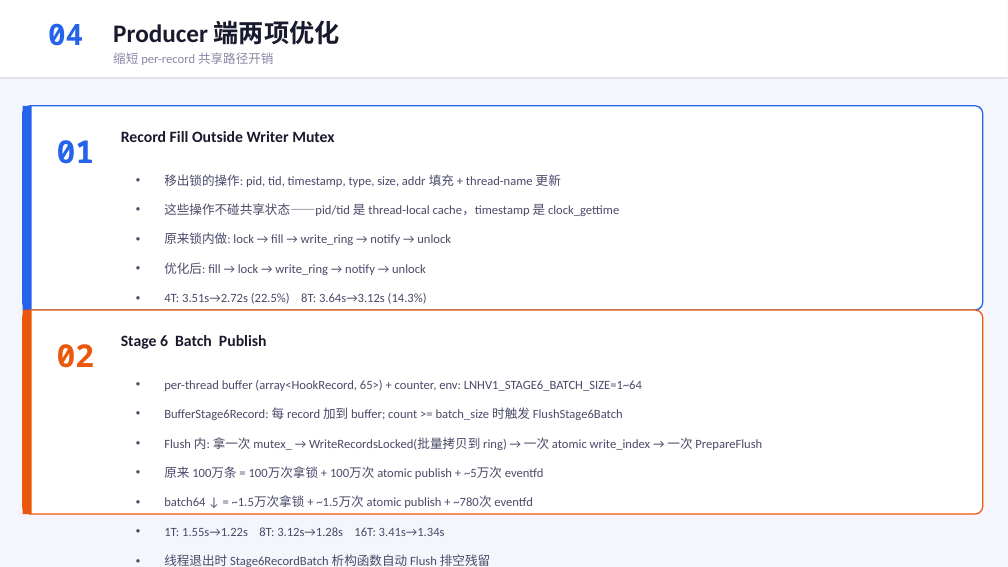
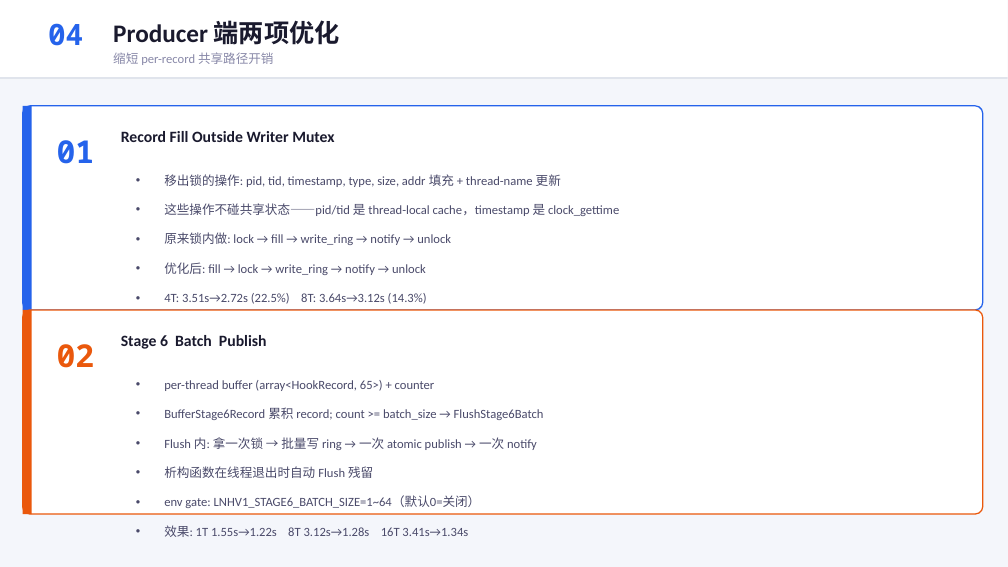
Before and after one commit to YiChiChen1106/Nativehook_linux_planb, a slide deck: slide 4 of presentation/native_hook_progress_2026-06-05.pptx. Drawn at 1008x567 pixels with LibreOffice and Linux fonts; fonts in the diff are those of the drawing. Boxes give left, top, right and bottom in pixels: in the first picture for what was removed or moved away, otherwise in the second. Text is boxed around its words. In the diff, an @@ line names an element or a change of style, - is before the commit and + after.

Commit message:
Move batch detail numbers from slide 4 to visualization slide 5

```diff
--- a/presentation/native_hook_progress_2026-06-05.pptx
+++ b/presentation/native_hook_progress_2026-06-05.pptx
@@ text at (164,380,544,537): text changed @@
-• per-thread buffer (array<HookRecord, 65>) + counter, env: LNHV1_STAGE6_BATCH_SIZE=1~64
-• BufferStage6Record: 每 record 加到 buffer; count >= batch_size 时触发 FlushStage6Batch
-• Flush 内: 拿一次 mutex_ → WriteRecordsLocked(批量拷贝到 ring) → 一次 atomic write_index → 一次 PrepareFlush
-• 原来 100万条 = 100万次拿锁 + 100万次 atomic publish + ~5万次 eventfd
-• batch64 ↓ = ~1.5万次拿锁 + ~1.5万次 atomic publish + ~780次 eventfd
-• 1T: 1.55s→1.22s 8T: 3.12s→1.28s 16T: 3.41s→1.34s
-• 线程退出时 Stage6RecordBatch 析构函数自动 Flush 排空残留
+• per-thread buffer (array<HookRecord, 65>) + counter
+• BufferStage6Record 累积 record; count >= batch_size → FlushStage6Batch
+• Flush 内: 拿一次锁 → 批量写 ring → 一次 atomic publish → 一次 notify
+• 析构函数在线程退出时自动 Flush 残留
+• env gate: LNHV1_STAGE6_BATCH_SIZE=1~64（默认0=关闭）
+• 效果: 1T 1.55s→1.22s 8T 3.12s→1.28s 16T 3.41s→1.34s
```
Also in this commit, not shown: 1 other file.
